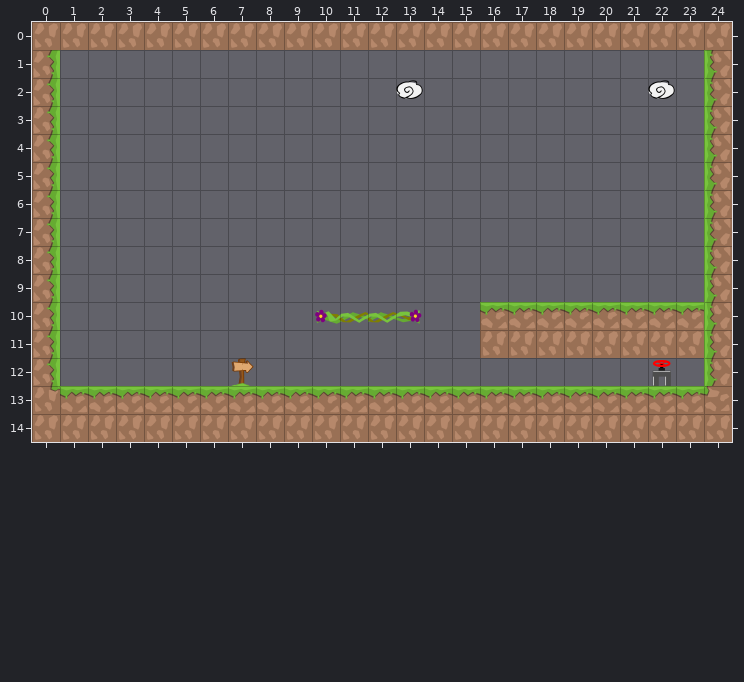
Two versions of a level (Tiled map, android/assets/levels/ins_level_4.tmx). The picture above is the old version.
Cells are 128x128 px. Shown: x 0..24, y 0..14.
New version:
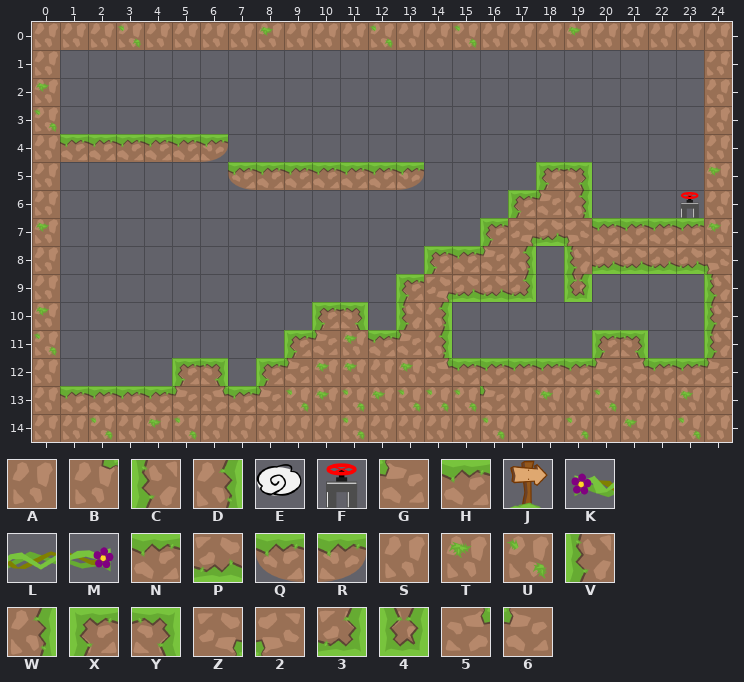
Key: from "tiles_128x128": A 0, B 2, C 3, D 4, E 6, F 10, G 11, H 12, J 18, K 21, L 22, M 23; from "tiles_128x128_green": N 0, P 1, Q 2, R 3, S 4, T 7, U 8, V 9, W 10, X 18, Y 19, Z 24, 2 25, 3 28, 4 29, 5 33, 6 34.
_ is an empty cell.
The exact change:
Layer "graphics":
y 0: x 3 A -> U; x 8 A -> T; x 12 A -> U; x 15 A -> U; x 19 A -> T
y 1: x 0 D -> A; x 24 C -> A
y 2: x 0 D -> T; x 13 E -> _; x 22 E -> _; x 24 C -> A
y 3: x 0 D -> U; x 24 C -> A
y 4: x 0..6 D______ -> ANNNNNR; x 24 C -> A
y 5: x 0 D -> A; x 7..13 _______ -> QNNNNNR; x 18..19 __ -> XY; x 24 C -> T
y 6: x 0 D -> A; x 17..19 ___ -> X6W; x 23..24 _C -> FA
y 7: x 0 D -> T; x 16..24 ________C -> XZP2NNNNT
y 8: x 0 D -> A; x 14..17 ____ -> XN6W; x 19..24 _____C -> VPPPP2
y 9: x 0 D -> A; x 13..17 _____ -> XZPP3; x 19 _ -> 4
y 10: x 0 D -> T; x 10..14 KLLM_ -> XY_VW; x 16..23 HHHHHHHH -> ________
y 11: x 0 D -> U; x 9..14 ______ -> X6TH6W; x 16..23 AAAAAAAA -> ____XY__
y 12: x 0 D -> A; x 5..24 __J______________F_C -> XY_X6TTST5NNNNN65NN6
y 13: x 0 B -> A; x 5..6 HH -> 65; x 8..24 HHHHHHHHHHHHHHHHG -> 6UTUTUUU6ATAUAATA
y 14: x 2 A -> U; x 4..5 AA -> TU; x 11 A -> U; x 16 A -> U; x 19 A -> U; x 21 A -> T; x 23 A -> U
Where, in picture pixels (left, top, right, bottom), the same in both pictures:
changed: (117, 25, 141, 48)
changed: (260, 26, 273, 36)
changed: (369, 25, 393, 48)
changed: (453, 25, 477, 48)
changed: (568, 26, 581, 36)
changed: (33, 50, 731, 440)
